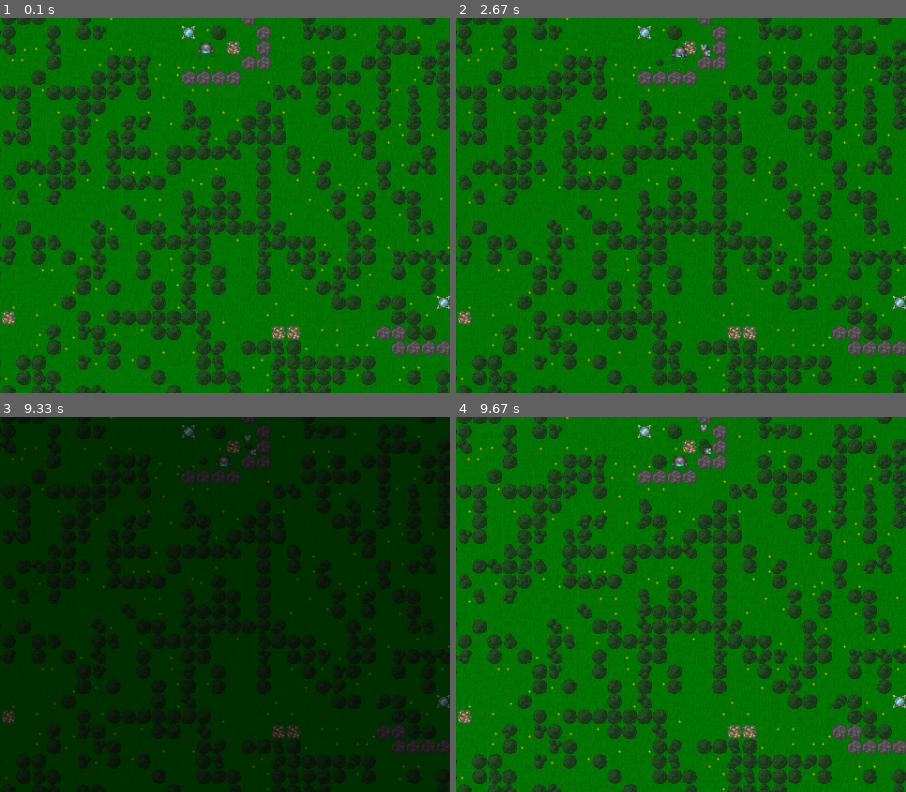
Above: before the commit, frames 1-4 (two rows, left to right).
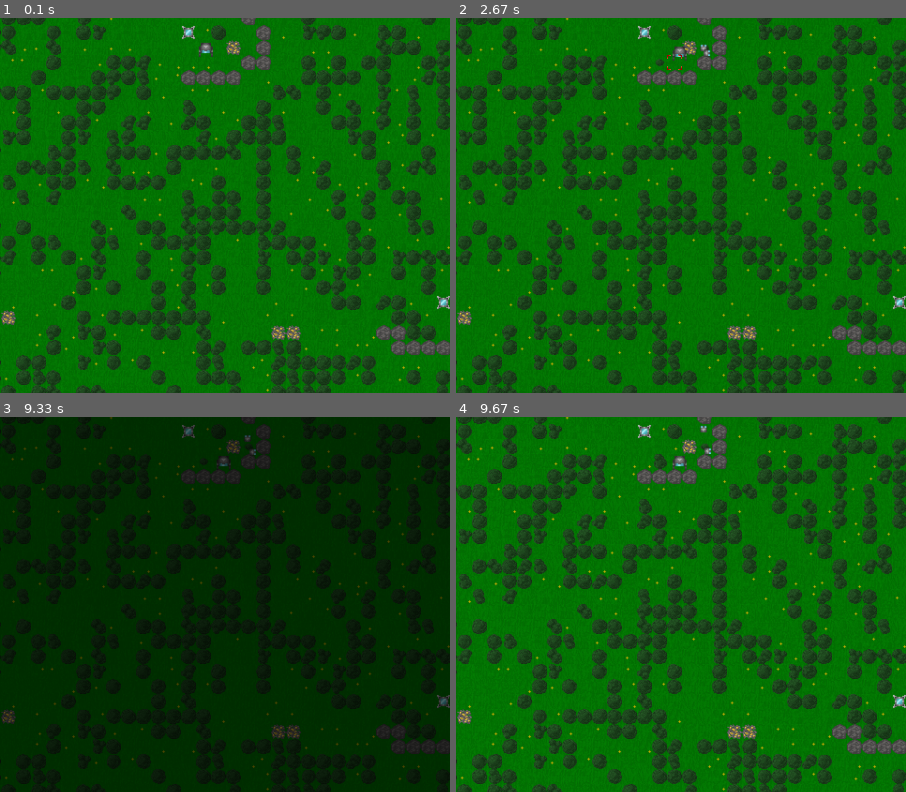
Above: after the commit, the same moments.

Repository: ZeeQyu/TileGame
Game: pygame game, started from main.py
Two runs of this game, one before a commit and one after it. Both use one fixed random seed, a clock stepped at 60 frames per second and the inputs below. The source is Python 2; it was converted automatically to run under Python 3.
Inputs:
- Up to frame 1 (0.1 s): no input
- Up to frame 2 (2.67 s): tap D at 0.33 s; hold Right 0.67-1.13 s; hold D 0.67-1.13 s; tap F at 0.73, 1.23, 1.57, 1.87, 2.07, 2.37, 2.63 s; hold Up 1.17-1.47 s; hold W 1.17-1.47 s; hold Right 1.5-1.97 s; hold D 1.5-1.97 s; hold Left 2-2.53 s; hold A 2-2.53 s; hold Down from 2.57 s (still down); hold S from 2.57 s (still down)
- Up to frame 3 (9.33 s): release Down at 2.87 s; release S at 2.87 s; tap Insert at 2.9 s; hold A 3.23-3.63 s; tap F at 3.3, 3.73, 4.13, 4.43, 4.97, 5.27, 5.97, 6.37, 6.67, 7.2, 7.5, 8.2, 8.6, 8.9 s; hold W 3.67-4.03 s; hold A 4.07-4.53 s; hold A 4.9-5.43 s; hold W 5.9-6.27 s; hold A 6.3-6.77 s; hold A 7.13-7.67 s; hold W 8.13-8.5 s; hold A 8.53-9 s
- Up to frame 4 (9.67 s): tap Insert at 9.37 s
The pictures show only the part of the screen within x 30-80%, y 47-97%; the shares and areas given below are measured in that part.

Frames 1-3 are identical in both runs. In frame 4, less than 0.1% of the frame differs, in the area x 43-57%, y 2-14%.

Commit message:
Added saplings on dirt and removed a bug which let you walk on trees

Diff:
--- a/src/constants.py
+++ b/src/constants.py
@@ -7,9 +7,6 @@
     https://github.com/ZeeQyu/TileGame
 
     Module containing various constants and the important IMAGES dictionary that is used to load maps and images.
-
-    To add a new image, add a new line to the IMAGES dictionary containing the image name as the key, the filename of the image in the res folder
-    and either a tuple containing a RGB value for loading maps or the number zero if that image shouldn't be used for loading the map.
 '''
 import pygame.locals as pgl
 
@@ -29,7 +26,7 @@
             "random" should be True if the tile should be randomized. If it is, only the first
                 image should have random=True. All other textures that should be used should
                 be simple(nothing other than png) and have the base identifier in the identifier
-                (example: if base is "grass", the others might be "grass5" and "other_grass")
+                (example: if base is "grass", the others might be "grass5" and "grass7")
                 Leave empty for false, (single texture tile)
             "collides" should be True if this tile should collide with Entities.
             "placeable" should be True if this tile can be overwritten when something is placed,
@@ -49,8 +46,7 @@
         self.destroy = destroy
         self.evolve = evolve
 
-
-# Dictionary containing image data. Read module docstring above for more details.
+# Dictionary containing image data. Read class Img docstring above for more details.
 IMAGES = {
           # tiles
          "grass": Img("grassTile1.png", color_code=(255, 255, 255), random=True, placeable=True),
@@ -69,11 +65,11 @@
          "grass14": Img("grassTile14.png"),
          "grass15": Img("grassTile15.png"),
          "grass16": Img("grassTile16.png"),
-         "dirt": Img("dirtTile.png", random=True, placeable=True, evolve=[75, 100, "grass"]),
-         "dirt2": Img("dirtTile2.png"),
-         "dirt3": Img("dirtTile3.png"),
-         "dirt4": Img("dirtTile4.png"),
-         "dirt5": Img("dirtTile5.png"),
+         "dirt": Img("dirt.png", random=True, placeable=True, evolve=[75, 100, "grass"]),
+         "dirt2": Img("dirt2.png"),
+         "dirt3": Img("dirt3.png"),
+         "dirt4": Img("dirt4.png"),
+         "dirt5": Img("dirt5.png"),
          "rock": Img("rocktile.png", color_code=(0, 0, 0), collides=True),
          "ore": Img("oreTile.png", color_code=(255, 216, 0)),
          "tree": Img("tree1.png", color_code=(124, 124, 124), random=True, collides=True, destroy=[10, "stump"]),
@@ -101,7 +97,12 @@
          "sapling3": Img("sapling3.png"),
          "sapling4": Img("sapling4.png"),
          "sapling5": Img("sapling5.png"),
-         "stump": Img("stump.png", random=True, placeable=True, destroy=[15, "dirt"]),
+         "dirt-sapling": Img("dirtSapling.png", random=True, destroy=[0, "dirt"], evolve=[100, 200, "tree"]),
+         "dirt-sapling2": Img("dirtSapling2.png"),
+         "dirt-sapling3": Img("dirtSapling3.png"),
+         "dirt-sapling4": Img("dirtSapling4.png"),
+         "dirt-sapling5": Img("dirtSapling5.png"),
+         "stump": Img("stump.png", random=True, destroy=[15, "dirt"]),
          "stump2": Img("stump2.png"),
          "stump3": Img("stump3.png"),
          "hq": Img("placeholder.png", color_code=(255, 106, 0)),
@@ -129,7 +130,8 @@
 # when the map.png decoding fails
 DEFAULT_TILE = "grass"
 # The tile that is placed
-PLACE_TILE = "sapling"
+SPECIAL_PLACE_TILES = {"dirt": "dirt-sapling"}
+DEFAULT_PLACE_TILE = "sapling"
 
 # Set to true if all textures should be non-random
 DEACTIVATE_RANDOM_TEXTURES = False
--- a/src/entities.py
+++ b/src/entities.py
@@ -180,6 +180,25 @@
         '''
         return int((self.x + self.width/2) / float(constants.TILE_SIZE)), int((self.y + self.height/2) / float(constants.TILE_SIZE))
 
+    def corner_in_tile(self, tile):
+        ''' Checks if any of the entities corners are inside of the specified tile.
+            "tile" should be a tiles.Tile object
+        '''
+        # Get the corners of the entity
+        corners = [(self.x, self.y),
+                   (self.x+self.width, self.y),
+                   (self.x, self.y+self.height),
+                   (self.x+self.width, self.y+self.height)]
+        # And get rects for those corners
+        corner_rects = []
+        for corner in corners:
+            corner_rects.append(Rect(corner, (1, 1)))
+
+        if tile.rect().collidelist(corner_rects) != -1:
+            return True
+        else:
+            return False
+
     def update_collision_rects(self):
         ''' Method for creating four pygame Rect object along the sides of the entity for use in collision detection
         '''
--- a/src/players.py
+++ b/src/players.py
@@ -75,10 +75,16 @@
         if self.placing_tile and not self.removing_tile:
             try:
                 if constants.IMAGES[globals.map[x][y].type].placeable:
-                    globals.map[x][y] = tiles.make_tile(constants.PLACE_TILE, x, y)
+                    # If there is a special case for placing tiles, use that. Otherwise, use the default
+                    if globals.map[x][y].type in constants.SPECIAL_PLACE_TILES.keys():
+                        globals.map[x][y] = tiles.make_tile(constants.SPECIAL_PLACE_TILES[globals.map[x][y].type], x, y)
+                    else:
+                        globals.map[x][y] = tiles.make_tile(constants.DEFAULT_PLACE_TILE, x, y)
                     globals.update_map = True
+            except IndexError:
+                pass
             except:
-                pass
+                raise
 
         if self.removing_tile and not self.placing_tile:
             # If the timer is None (not removable), return
--- a/src/tiles.py
+++ b/src/tiles.py
@@ -44,7 +44,8 @@
         '''
         if self.timer < 0:
             self.time_up()
-        self.timer -= 1
+        else:
+            self.timer -= 1
 
     def rect(self):
         ''' Returns a pygame.Rect object with the same dimensions and location as the tile
@@ -63,15 +64,20 @@
         ''' The function that should be called when self.timer has reached 0
             Exchanges this tile for the appropriate tile specified in the constants.IMAGES variable
         '''
-        entity_tiles = []
-        if constants.IMAGES[self.type].collides:
+        # Check if the entity evolves
+        if constants.IMAGES[self.type].evolve != None:
+            entity_is_on_tile = False
+            # Check if any entity is on that tile
             for entity in globals.entity_list:
-                entity_tiles.append(entity.get_tile())
-        if (self.x, self.y) not in entity_tiles:
-            if constants.IMAGES[self.type].evolve != None:
+                if entity.corner_in_tile(self):
+                    entity_is_on_tile = True
+            if not entity_is_on_tile:
                 globals.map[self.x][self.y] = make_tile(constants.IMAGES[self.type].evolve[2], self.x, self.y)
+                globals.update_map = True
+                globals.tick_tiles.remove([self.x, self.y])
+                return
+        else:
             globals.tick_tiles.remove([self.x, self.y])
-            globals.update_map = True
 
     def __str__(self):
         ''' Returns tile type and location (all attributes)
@@ -92,16 +98,15 @@
     ''' Subclass of Tile with code for random texture selection and preserving
     '''
     def __init__(self, type, x, y, timer=0):
-        ''' Initializes a tile with one of the textures containing the type,
-            for more varied visual impression.
+        ''' Initializes a tile with one of the textures whose identifier contains
+            the type, for more varied visual impression.
         '''
         super(RandomTile, self).__init__(type, x, y, timer)
 
-        # Randomly choose one of the textures with this name
         image_keys = []
-        for key in constants.IMAGES.keys():
-            if key.find(type) != -1:
-                image_keys.append(key)
+        for image in constants.IMAGES.keys():
+            if image.startswith(type) and (image[len(type):].isdigit() or len(image) == len(type)):
+                image_keys.append(image)
         self.image = choice(image_keys)
 
     def get_image(self):
@@ -115,12 +120,12 @@
         is needed.
 
         "type" should be a string identifier from IMAGES.
-        If it is a random tile, it should be the simplest form of the identifier
+        If it is a random tile, it should be the base form of the identifier
         (for example, "tree" and not "tree1"
         "x" and "y" are the indices of the tile in the "globals.map" array
     '''
     timer = 0
-    # If the tile evolves, get a random timer for that and a replace_tile
+    # If the tile evolves, get a random timer for that
     if constants.IMAGES[type].evolve != None:
         coordinates = [x, y]
         globals.tick_tiles.append(coordinates)
Not shown, changed: README.md
Renamed: res/dirtTile.png -> res/dirt.png
Renamed: res/dirtTile2.png -> res/dirt2.png
Renamed: res/dirtTile3.png -> res/dirt3.png
Renamed: res/dirtTile4.png -> res/dirt4.png
Renamed: res/dirtTile5.png -> res/dirt5.png
